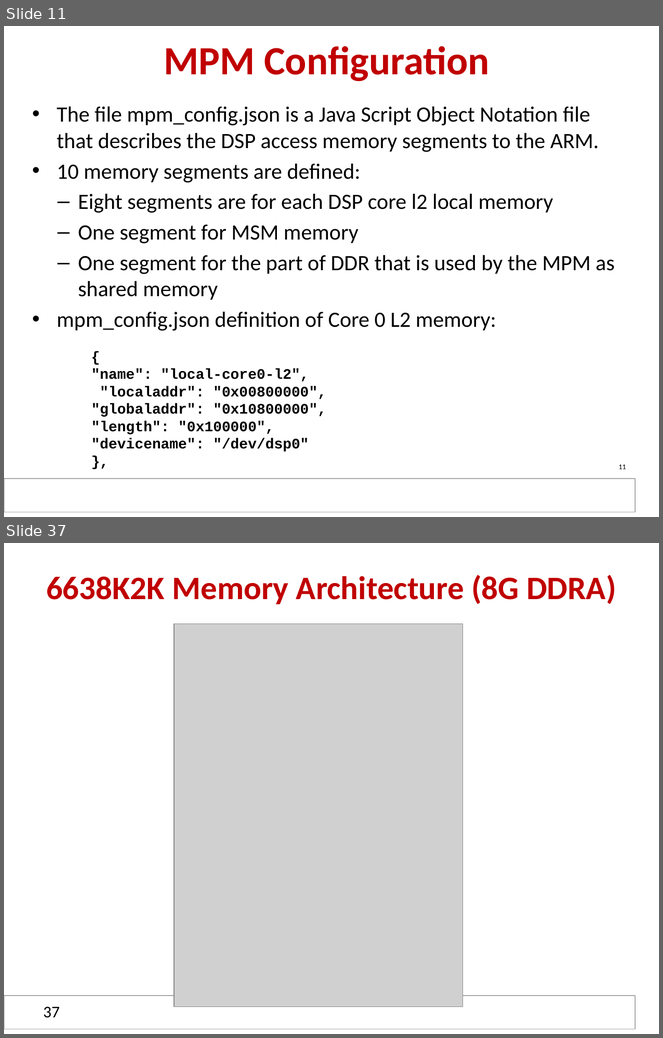
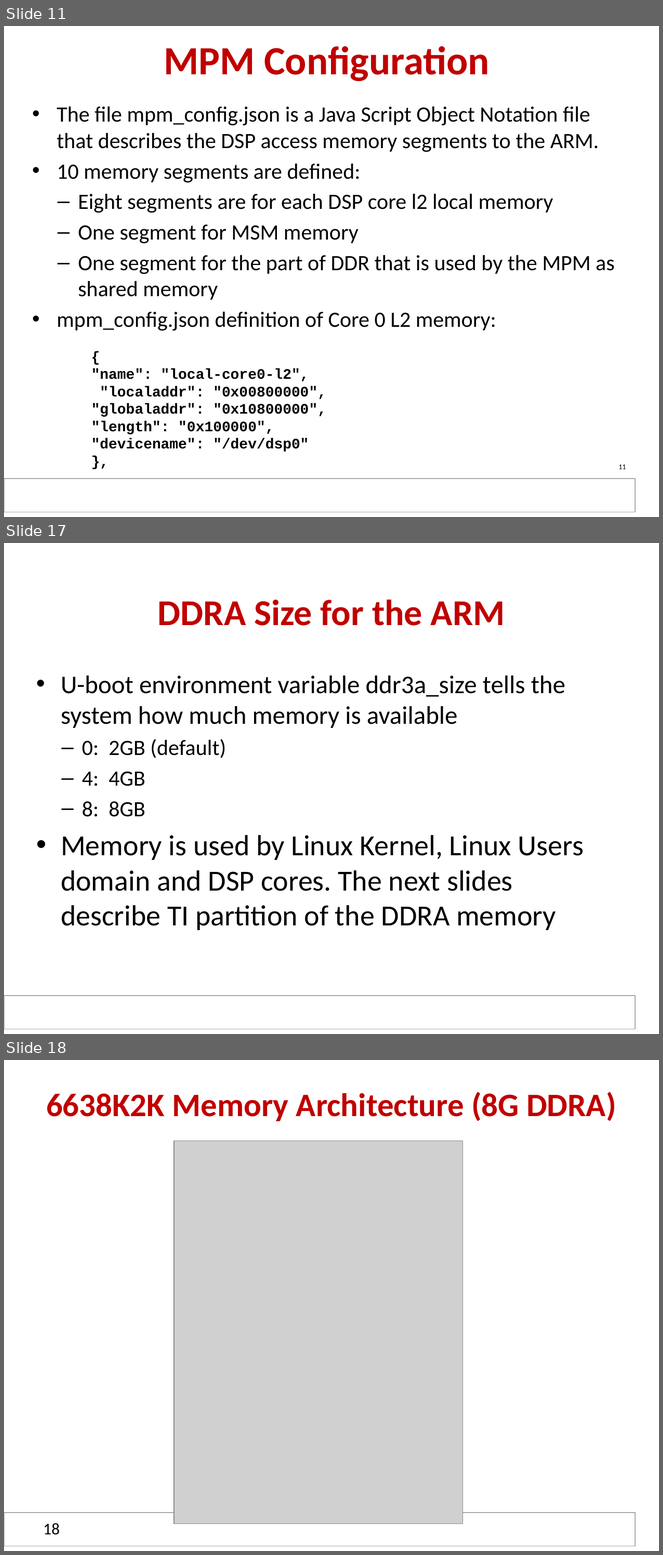
Before and after one commit to hari1989/keystone-workshop, a slide deck: slides/KeyStone ARM DSP.pptx. Shown one above the other, each under a label of ours: slides 11 and 37 before the commit, slides 11, 17 and 18 after it; the slides between them are not shown. The pictures are 663x1038 and 663x1555 pixels, drawn with LibreOffice and Linux fonts; fonts in the diff are those of the drawing; grey boxes stand for pictures; background and template pictures are left out. Boxes give left, top, right and bottom in pixels: in the first picture for what was removed or moved away, otherwise in the second. Text is boxed around its words. In the diff, an @@ line names an element or a change of style, - is before the commit and + after.

```diff
--- a/slides/KeyStone ARM DSP.pptx
+++ b/slides/KeyStone ARM DSP.pptx
@@ slide 17 added at bbox=[4, 543, 659, 1034], background #FFFFFF; not listed: 1 template element that a slide beside it also shows @@
@@ title added at bbox=[158, 600, 505, 626], 40 pt, text #C00000, bold @@
+DDRA Size for the ARM
@@ text added at bbox=[61, 676, 584, 930], 32 pt, text #000000 @@
+• U-boot environment variable ddr3a_size tells the system how much memory is available
+  – 0: 2GB (default)
+  – 4: 4GB
+  – 8: 8GB
+• Memory is used by Linux Kernel, Linux Users domain and DSP cores. The next slides describe TI partition of the DDRA memory
@@ what was slide 37 is now slide 18 @@
@@ page number at bbox=[43, 1523, 60, 1535]: text changed @@
-37
+18
```
Also in this commit, not shown: 3 slides changed, 4 other slides added, 2 slides removed.
